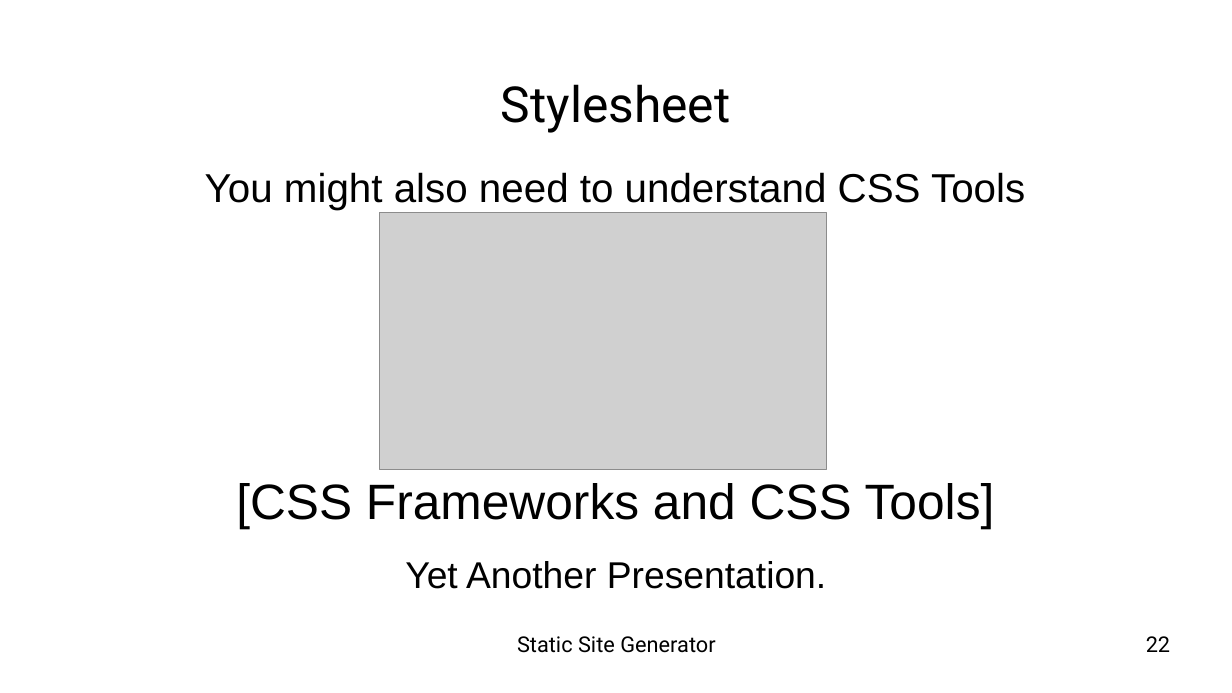
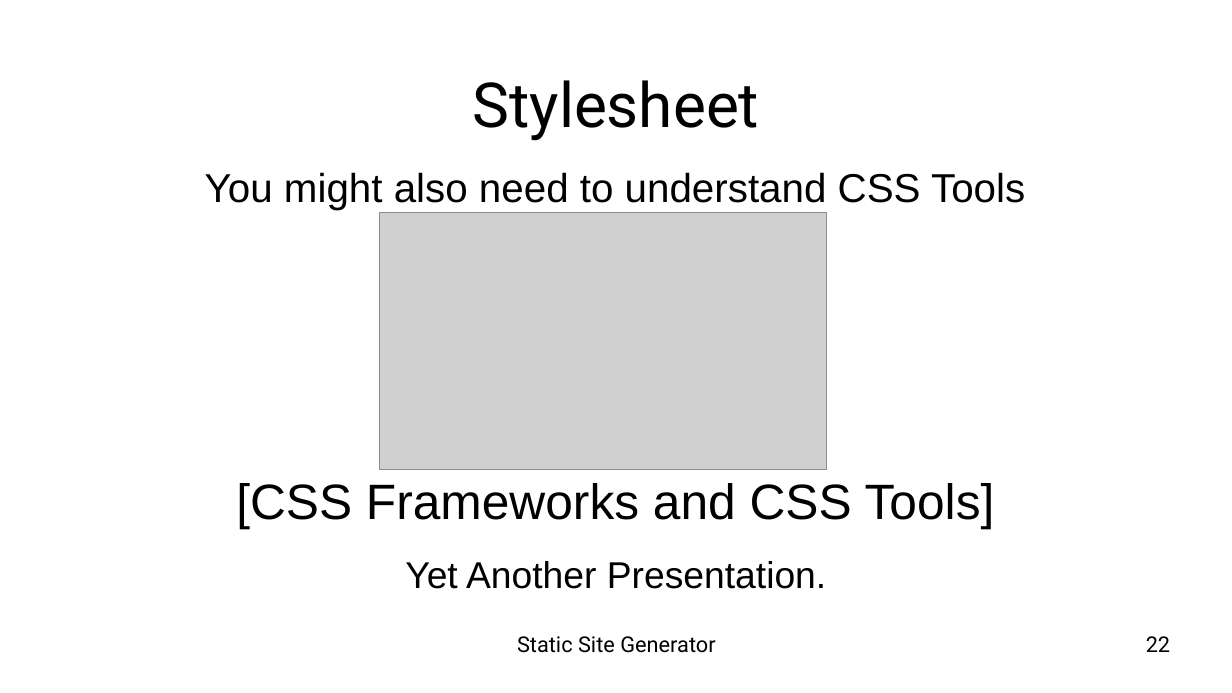
Before and after one commit to epsi-rns/berkas2, a slide deck: slide 22 of impress-presentation/04-concept-ssg/presentation-concept-ssg-diagram.odp. Drawn at 1232x693 pixels with LibreOffice and Linux fonts; fonts in the diff are those of the drawing; grey boxes stand for pictures; background and template pictures are left out. Boxes give left, top, right and bottom in pixels: in the first picture for what was removed or moved away, otherwise in the second. Text is boxed around its words. In the diff, an @@ line names an element or a change of style, - is before the commit and + after.

```diff
--- a/impress-presentation/04-concept-ssg/presentation-concept-ssg-diagram.odp
+++ b/impress-presentation/04-concept-ssg/presentation-concept-ssg-diagram.odp
@@ title "Stylesheet" at (473, 80, 760, 141): size 32 to 40 pt @@
```
Also in this commit, not shown: 2 other slides changed, 12 other files.
